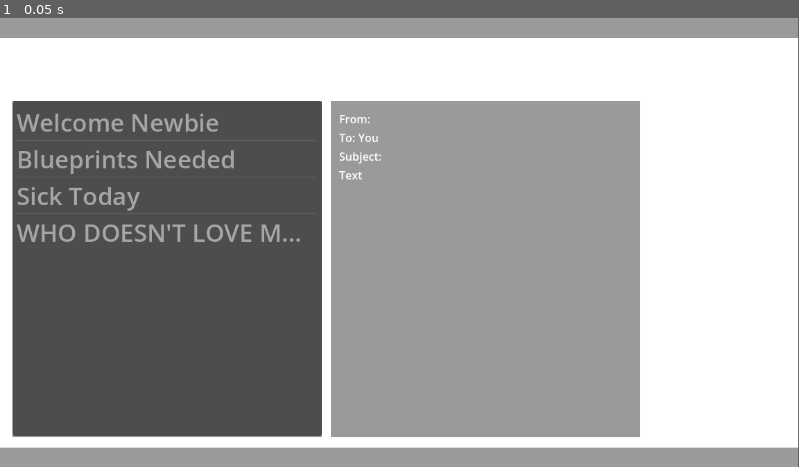
Above: before the commit, frame 1.
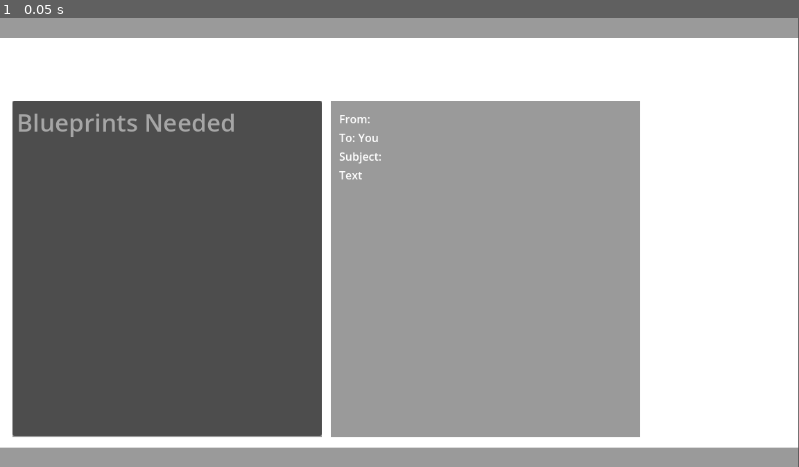
Above: after the commit, the same moment.

Repository: SeanGreeley/2025-Chillennium-Drury
Game: Godot game, scene res://scenes/GameMain.tscn
The game is run twice, just before and just after one commit, with the same random seed, the same clock (stepped at 60 frames per second) and the same inputs. The project has no main scene, so this scene is started directly.
Inputs:
- Up to frame 1 (0.05 s): no input

The runs differ from the first frame. In frame 1, 1.7% of the frame differs, in the area x 2-38%, y 21-50%.

Commit message:
Updated Global structure, and email handling

Diff:
--- a/Theme/MainTheme.tres
+++ b/Theme/MainTheme.tres
@@ -1,6 +1,6 @@
 [gd_resource type="Theme" load_steps=8 format=3 uid="uid://0cvsh5dbnr77"]
 
-[ext_resource type="Texture2D" uid="uid://dgl3gu2kh6fi" path="res://assets/button.jpg" id="1_otsgr"]
+[ext_resource type="Texture2D" uid="uid://dgl3gu2kh6fi" path="res://assets/Button.jpg" id="1_otsgr"]
 [ext_resource type="Texture2D" uid="uid://3yqug2ps3760" path="res://assets/pressed button.jpg" id="2_4sykj"]
 
 [sub_resource type="StyleBoxEmpty" id="StyleBoxEmpty_t0w2b"]
--- a/scripts/EmailController.gd
+++ b/scripts/EmailController.gd
@@ -1,17 +1,21 @@
 extends Control
 
-var Opener = {"name"="Stephen Careers", "subject"="Welcome Newbie", "text"="Hello World", "links"=null}
+var Opener = {"Welcome Newbie":{"name":"Stephen Careers", "text":"Hello World", "links":null}}
 var mail = Global.emails
+var mailSize = Global.emailSize
+var random_key = mail.keys()[randi() % mailSize]
 
 # Called when the node enters the scene tree for the first time.
 func _ready() -> void:
-	$ItemList.add_item(Opener["subject"])
-	$ItemList.add_item(mail[0]["subject"])
-	$ItemList.add_item(mail[1]["subject"])
-	$ItemList.add_item("WHO DOESN'T LOVE MONEY?")
-
+	#$ItemList.add_item(Opener.("Welcome Newbie"))
+	$ItemList.add_item(random_key)
+	#$ItemList.add_item(mail)
+	#$ItemList.add_item("WHO DOESN'T LOVE MONEY?")
 
 
 # Called every frame. 'delta' is the elapsed time since the previous frame.
 func _process(delta: float) -> void:
 	pass
+
+func _openMail():
+	$VBoxContainer/Subject.text = mail[$ItemList.get_item_text()]["name"]
--- a/scripts/Global.gd
+++ b/scripts/Global.gd
@@ -1,6 +1,10 @@
 extends Node
-var emails = [
-	{"name"="Winston Digs", "subject"="Blueprints Needed", "text"="Bathroom", "links"=null},
-	{"name"="Katherine McGill", "subject"="Sick Today", "text"="Sickness", "links"=null},
-	{"name"="Richie Rich", "subject"="WHO DOESN'T LOVE MONEY?", "text"="Scammer get Scammed", "links"=null}
-]
+#Email formats follow this format:
+# Key:{list of items}
+# subject:{fromName, text, links}
+var emails = {
+	"Blueprints Needed":{"name":"Winston Digs", "text":"Bathroom", "links":null},
+	"Sick Today":{"name":"Katherine McGill", "text":"Sickness", "links":null},
+	"WHO DOESN'T LOVE MONEY?":{"name":"Richie Rich", "text":"Scammer get Scammed", "links":null}
+}
+var emailSize = emails.size()
Not shown, changed: assets/Button.jpg.import
